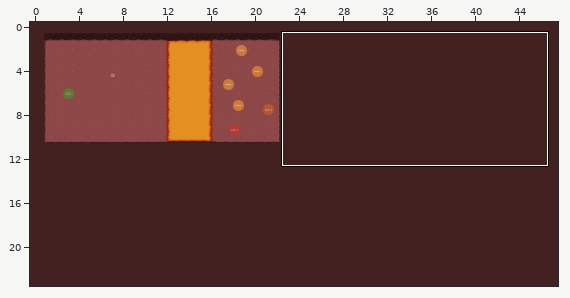
An edit to a level. Tiled map, assets/tilemaps/level 1.0.tmx. The picture above shows the old version from afar; the outline marks the close-up.
Close-up. Old version:
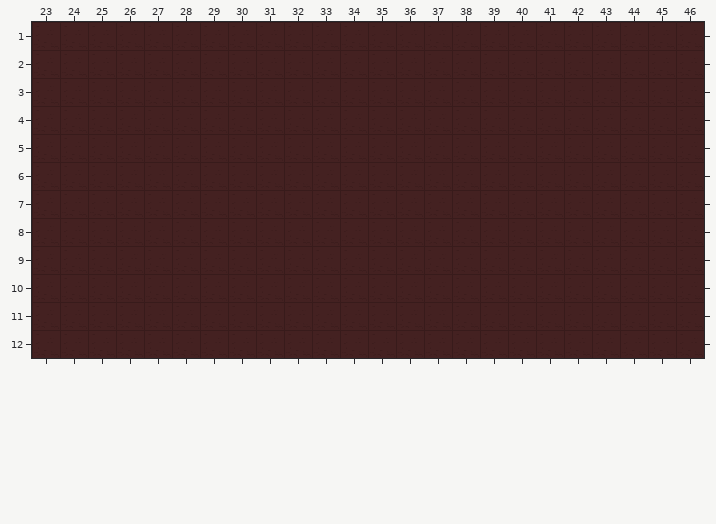
Cells are 64x64 px. Shown: x 23..46, y 1..12. The commit also changed other parts of the map, which this record leaves out.
The same view after the edit:
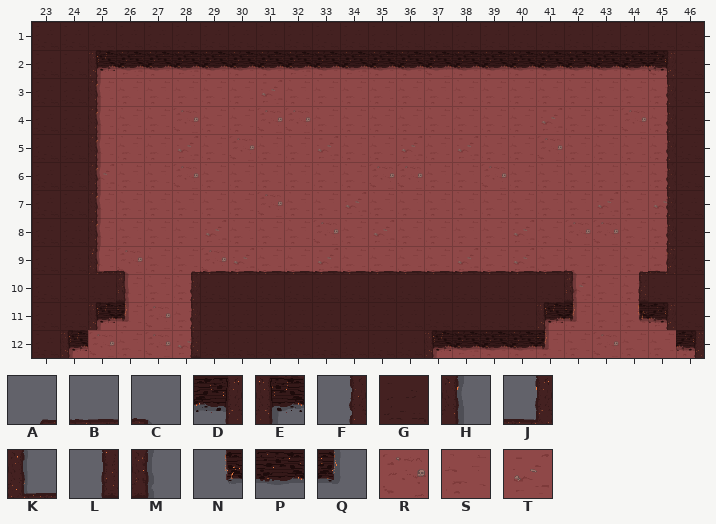
Key: from "tiles 1": A 0, B 1, C 3, D 10, E 12, F 20, G 21, H 22, J 23, K 24, L 30, M 32, N 40, P 41, Q 42, R 50, S 51, T 52.
_ is an empty cell.
What changed:
{"where": "layer \"0\""}
{"y":2,"x":25,"old":"_____________________","new":"STSTSSSTSTSSRSSSSSSSR"}
{"y":3,"x":25,"old":"_____________________","new":"SSSSSSTSSSSSSSSSSSSSS"}
{"y":4,"x":25,"old":"_____________________","new":"SSSRSSRRSSSSSSSSTSSRS"}
{"y":5,"x":25,"old":"_____________________","new":"SSSTSRSSTSSTSTSSRSSSS"}
{"y":6,"x":25,"old":"_____________________","new":"TSSRSSSSSSRRSSRSSSSSS"}
{"y":7,"x":25,"old":"_____________________","new":"SSSSSSRSSTSSSSSSSSTST"}
{"y":8,"x":25,"old":"_____________________","new":"SSSSTSSSRSTSSSSTSRRSS"}
{"y":9,"x":25,"old":"_____________________","new":"SRSSRTSSTSSSSTSTSSSSS"}
{"y":10,"x":26,"old":"___","new":"SSS"}
{"y":10,"x":42,"old":"___","new":"TSS"}
{"y":11,"x":25,"old":"____","new":"SSRS"}
{"y":11,"x":41,"old":"_____","new":"SSSST"}
{"y":12,"x":24,"old":"_____","new":"SRSRT"}
{"y":12,"x":37,"old":"__________","new":"STSSSSRSSS"}
{"where": "layer \"1\""}
{"y":2,"x":25,"old":"GGGGGGGGGGGGGGGGGGGGG","new":"EPPPPPPPPPPPPPPPPPPPD"}
{"y":3,"x":25,"old":"GGGGGGGGGGGGGGGGGGGGG","new":"H___________________F"}
{"y":4,"x":25,"old":"GGGGGGGGGGGGGGGGGGGGG","new":"H___________________F"}
{"y":5,"x":25,"old":"GGGGGGGGGGGGGGGGGGGGG","new":"H___________________F"}
{"y":6,"x":25,"old":"GGGGGGGGGGGGGGGGGGGGG","new":"H___________________F"}
{"y":7,"x":25,"old":"GGGGGGGGGGGGGGGGGGGGG","new":"H___________________F"}
{"y":8,"x":25,"old":"GGGGGGGGGGGGGGGGGGGGG","new":"H___________________F"}
{"y":9,"x":25,"old":"GGGGGGGGGGGGGGGGGGGGG","new":"KC_ABBBBBBBBBBBBBC_AJ"}
{"y":10,"x":26,"old":"GGG","new":"M_F"}
{"y":10,"x":42,"old":"GGG","new":"M_L"}
{"y":11,"x":25,"old":"GGGG","new":"EQ_F"}
{"y":11,"x":41,"old":"GGGGG","new":"EQ_ND"}
{"y":12,"x":24,"old":"GGGGG","new":"E___L"}
{"y":12,"x":37,"old":"GGGGGGGGGG","new":"EPPPQ____D"}
